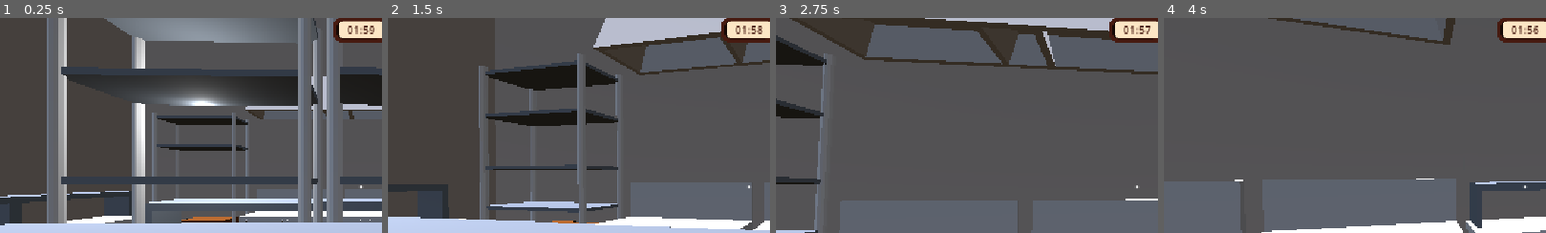
Above: before the commit, frames 1-4 (left to right).
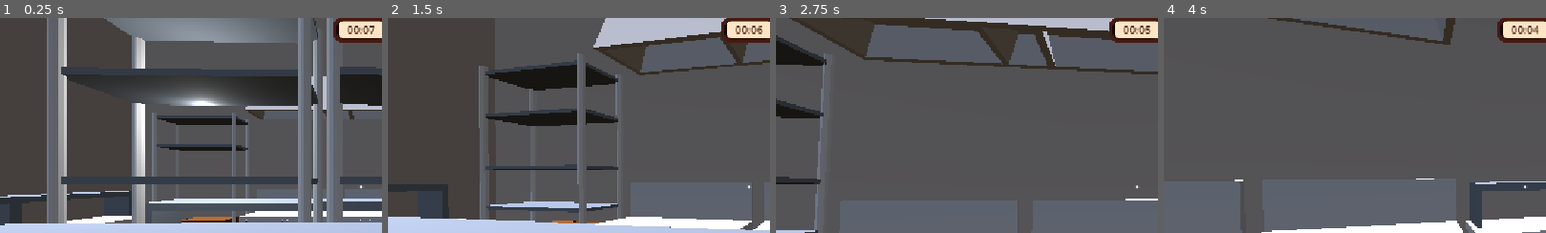
Above: after the commit, the same moments.

Repository: AlexLietha/Slacker
Game: Godot game, scene res://Scenes/FunctionalKitchen.tscn
Two runs of this game, one before a commit and one after it. Both use one fixed random seed, a clock stepped at 60 frames per second and the inputs below.
Inputs (mouse positions are % of the whole screen's width and height, from its top left):
- Up to frame 1 (0.25 s): no input
- Up to frame 2 (1.5 s): tap Enter (ui_accept) at 0.5, 0.77 s; move the mouse to (55, 50) at 0.52 s; hold W (moveForward) from 0.53 s (still down); right-click (55, 50) at 0.6 s; move the mouse to (45, 50) at 1.27 s; tap E (interact) at 1.35 s
- Up to frame 3 (2.75 s): keep holding W (moveForward); tap Enter (ui_accept) at 1.52, 2 s; move the mouse to (52, 48) at 2.02 s; tap ` (reassignRoles) at 2.1 s
- Up to frame 4 (4 s): keep holding W (moveForward); tap Enter (ui_accept) at 2.75, 3.02, 3.5, 3.77 s; move the mouse to (49, 52) at 2.77 s; right-click (49, 52) at 2.85 s; move the mouse to (57, 51) at 3.52 s; tap E (interact) at 3.6 s
The pictures show only the part of the screen within x 3-53%, y 12-62%; the shares and areas given below are measured in that part.

The runs differ from the first frame. In frame 1, 0.1% of the frame differs, in the area x 92-98%, y 3-8%; in frame 2, 0.1%; in frame 3, 0.1%; in frame 4, 0.1%.

Commit message:
changed prep timer

Diff:
--- a/slacker/Scripts/round_timer.gd
+++ b/slacker/Scripts/round_timer.gd
@@ -11,7 +11,7 @@
 @onready var open_sign = $"../OpenSign"
 
 @export var round_name = ["Prep Time!", "Get to Work!"]
-@export var round_time = [120,480]
+@export var round_time = [8,480]
 
 var round_num = 0
 
